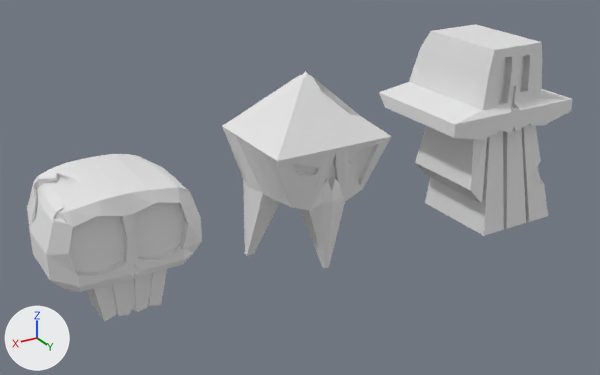
An edit to the Blender file art/models/props/rock_skulls/rock_skulls.blend, drawn before and after from the same camera.
The view is the same before and after, from a 50 mm lens placed at (4.82, 7.91, 4.76), pointed at (0.11, 0.06, 0.83). Every picture has the same lights, and +X, +Y and +Z are marked at lower left. The older version comes first.
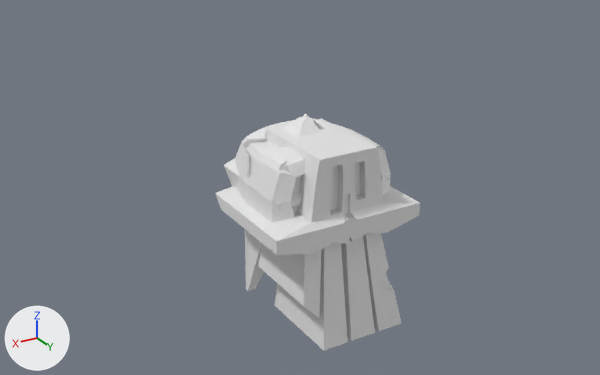
The edits, one by one:
Object 'Cube' (ob_cube) moves from (2.462, 0.0, 1.018) to (0.0, 0.0, 1.0).
Object 'Cube.001' (ob_cube_001) moves from (-2.384, 0.0, 1.888) to (0.0, 0.0, 1.0).
Object 'Cube.002' (ob_cube_002) moves from (0.0, 0.0, 1.506) to (0.0, 0.0, 1.0).

Where the change shows, as pixel boxes [x1, y1, x2, y2] in the pictures (600 x 375 px):
'Cube.001', moved
    before: [379, 24, 573, 236]
    after: [215, 118, 420, 350]
'Cube', moved
    before: [27, 154, 202, 322]
    after: [235, 119, 391, 223]
'Cube.002', moved
    before: [222, 71, 392, 269]
    after: [224, 113, 389, 291]
